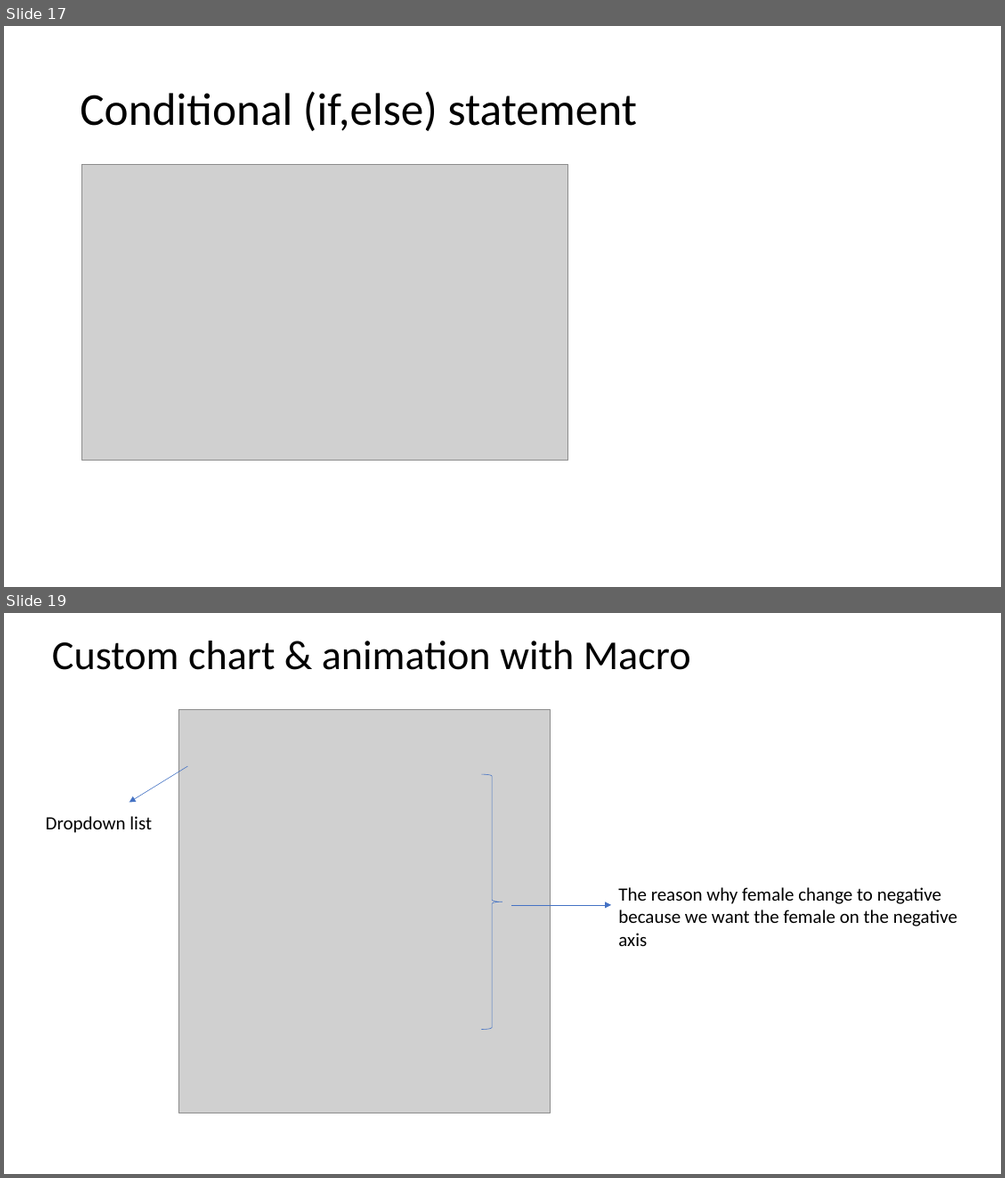
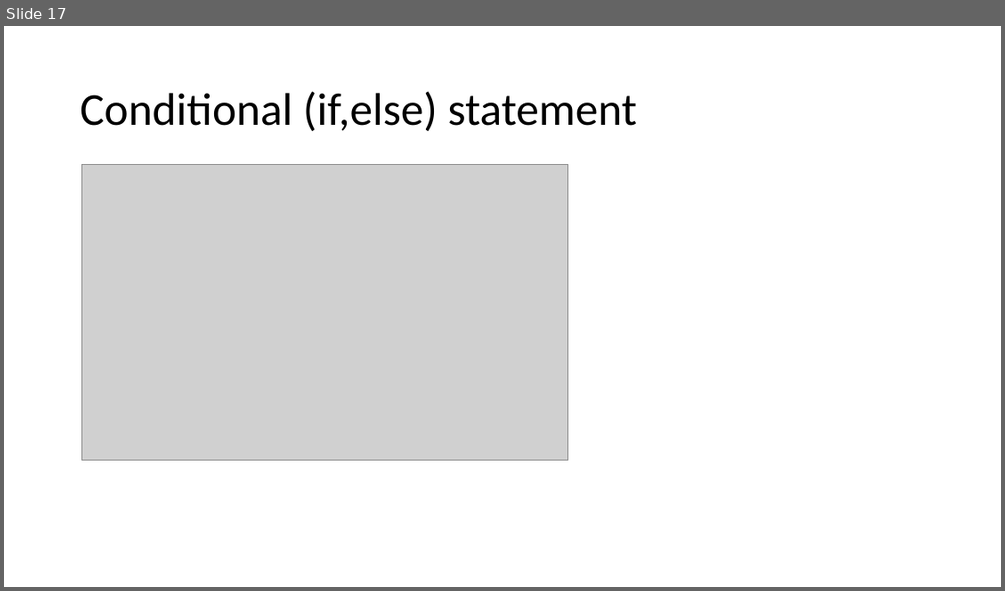
Before and after one commit to liuxu-github-ui/Excel, a slide deck: VBA.pptx. Shown one above the other, each under a label of ours: slides 17 and 19 before the commit, slide 17 after it; the slides between them are not shown. The pictures are 1005x1178 and 1005x591 pixels, drawn with LibreOffice and Linux fonts; fonts in the diff are those of the drawing; grey boxes stand for pictures. Boxes give left, top, right and bottom in pixels: in the first picture for what was removed or moved away, otherwise in the second. Text is boxed around its words. In the diff, an @@ line names an element or a change of style, - is before the commit and + after.

```diff
--- a/VBA.pptx
+++ b/VBA.pptx
@@ slide 19 removed at [4,613,1001,1174], background #FFFFFF @@
@@ title removed at [52,641,691,670] @@
-Custom chart & animation with Macro
@@ picture removed at [178,709,550,1113] @@
@@ arrow removed from (188, 766) to (129, 803) @@
@@ right brace removed at [482,774,502,1030] @@
@@ text removed at [46,816,152,833] @@
-Dropdown list
@@ arrow removed from (511, 905) to (611, 905) @@
@@ text removed at [618,887,957,946] @@
-The reason why female change to negative because we want the female on the negative axis
```
Also in this commit, not shown: 1 slide changed, 2 slides added, 1 other slide removed, 44 other files.
